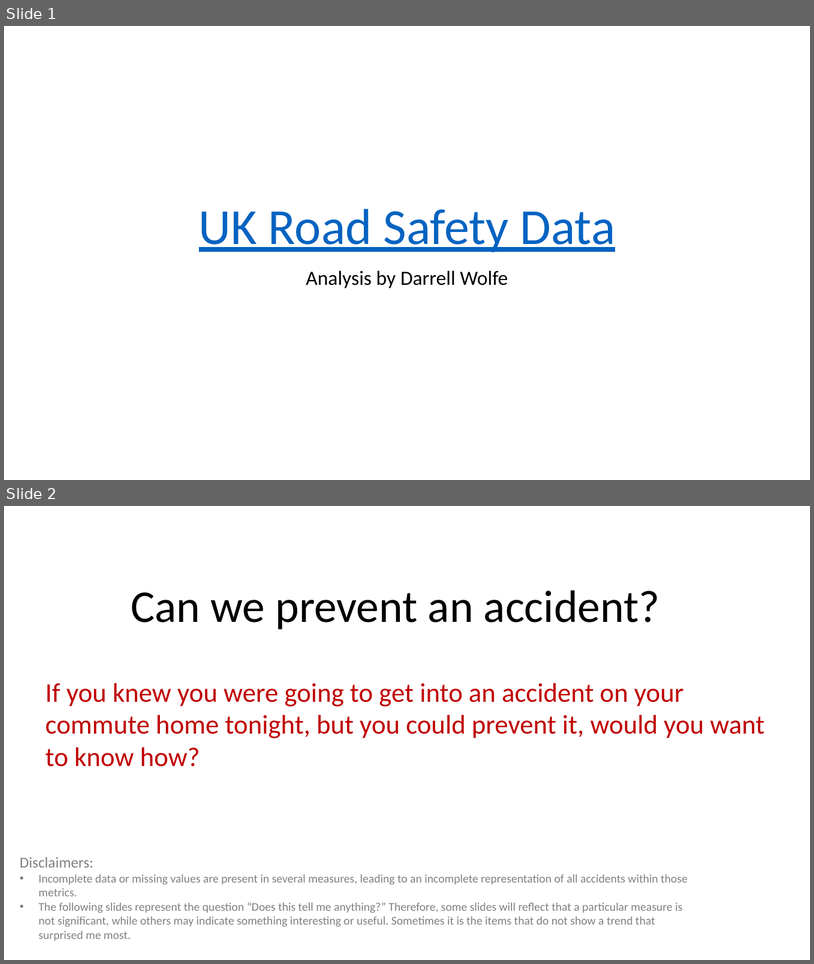
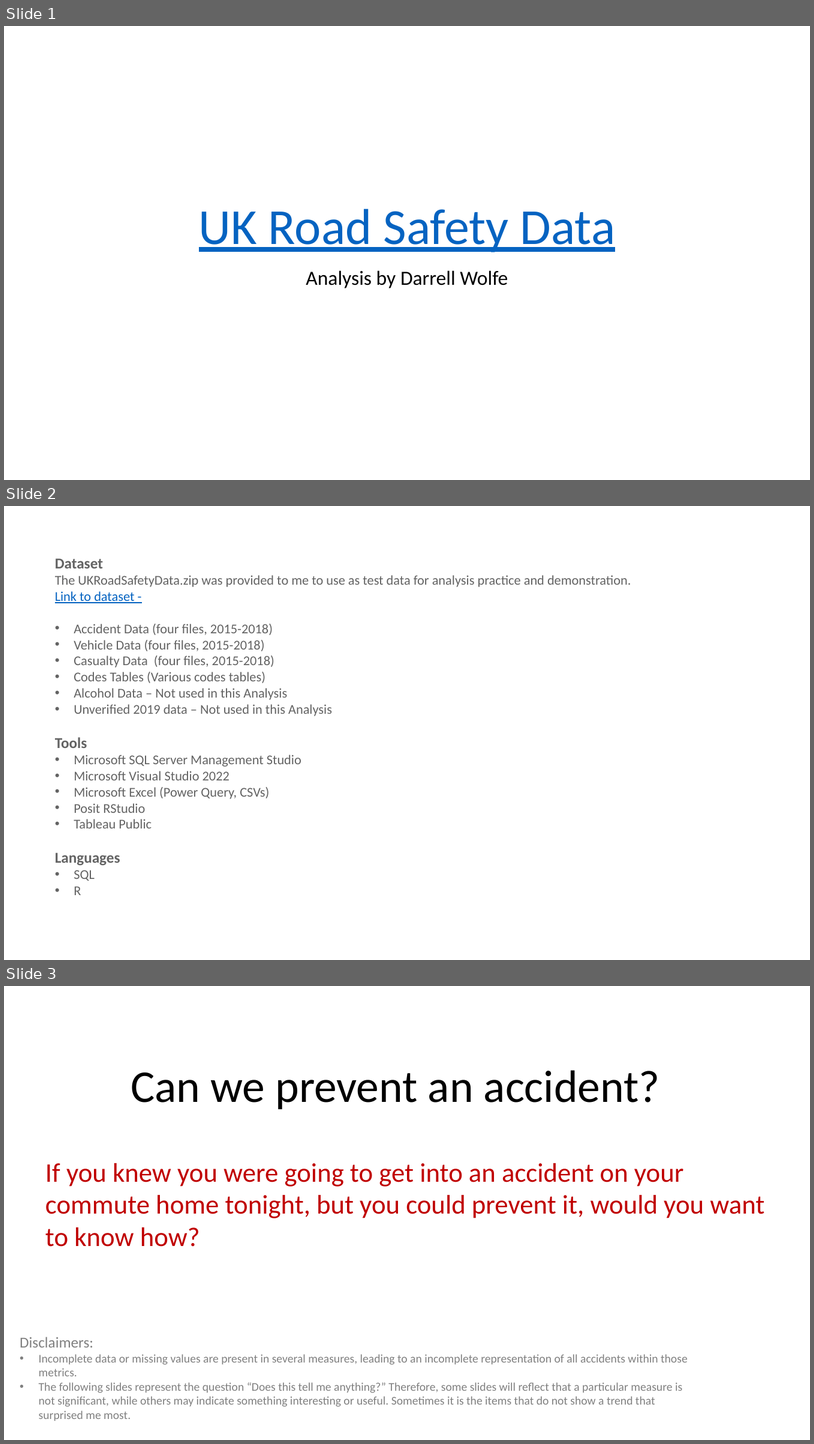
Before and after one commit to darrellwolfe/SkillsDemo_UK_RoadSafety_Agust_2023, a slide deck: UK Road Safety Data.pptx. Shown one above the other, each under a label of ours: slides 1 and 2 before the commit, slides 1, 2 and 3 after it. The pictures are 814x964 and 814x1444 pixels, drawn with LibreOffice and Linux fonts; fonts in the diff are those of the drawing. Boxes give left, top, right and bottom in pixels: in the first picture for what was removed or moved away, otherwise in the second. Text is boxed around its words. In the diff, an @@ line names an element or a change of style, - is before the commit and + after.

```diff
--- a/UK Road Safety Data.pptx
+++ b/UK Road Safety Data.pptx
@@ slide 2 added at <box>4,506,810,960</box>, background #FFFFFF @@
@@ text added at <box>55,558,631,895</box>, 16 pt, text #636363 @@
+Dataset
+The UKRoadSafetyData.zip was provided to me to use as test data for analysis practice and demonstration. Link to dataset -
+• Accident Data (four files, 2015-2018)
+• Vehicle Data (four files, 2015-2018)
+• Casualty Data (four files, 2015-2018)
+• Codes Tables (Various codes tables)
+• Alcohol Data – Not used in this Analysis
+• Unverified 2019 data – Not used in this Analysis
+Tools
+• Microsoft SQL Server Management Studio
+• Microsoft Visual Studio 2022
+• Microsoft Excel (Power Query, CSVs)
+• Posit RStudio
+• Tableau Public
+Languages
+• SQL
+• R
@@ what was slide 2 is now slide 3 @@
```
Also in this commit, not shown: 4 other files.
